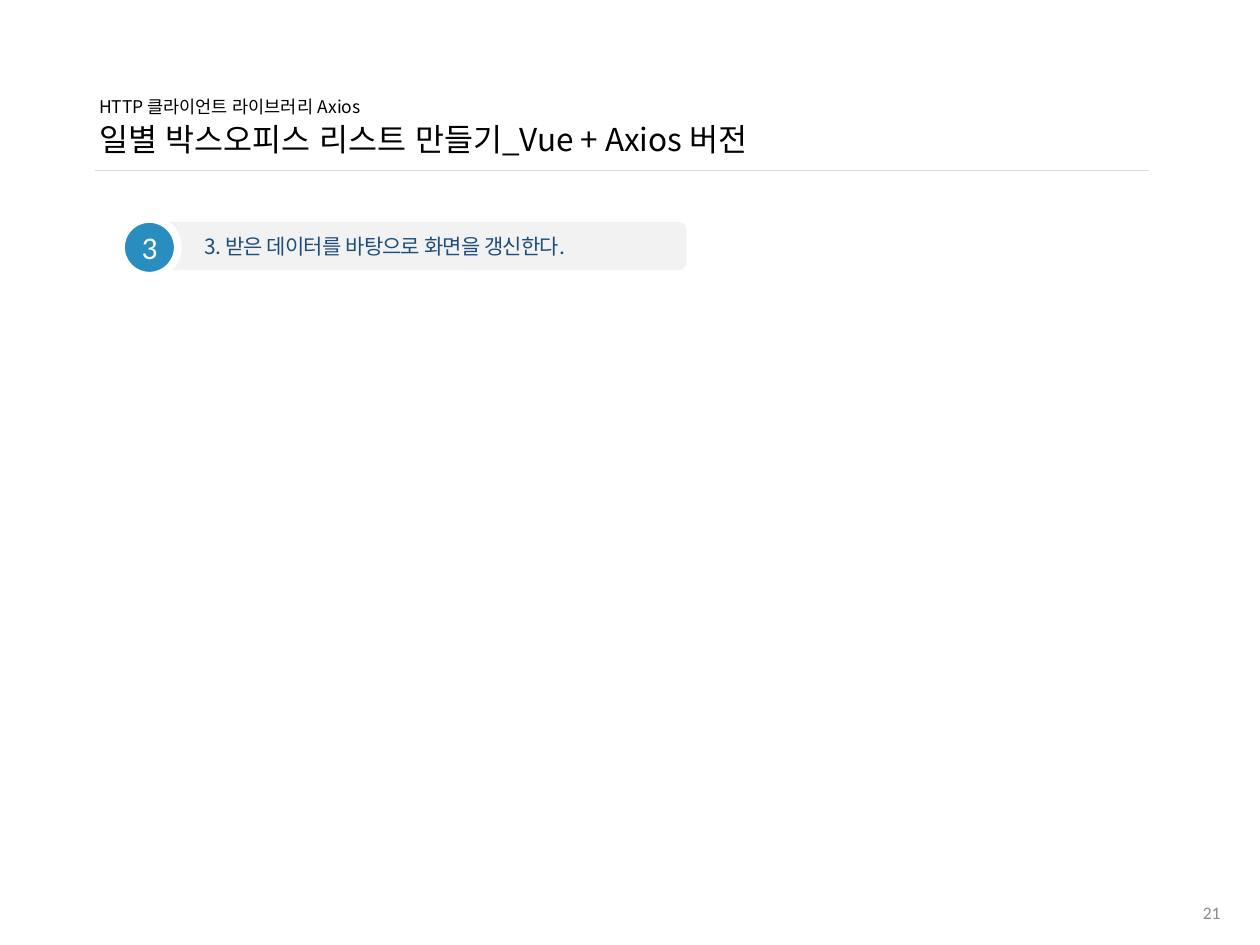
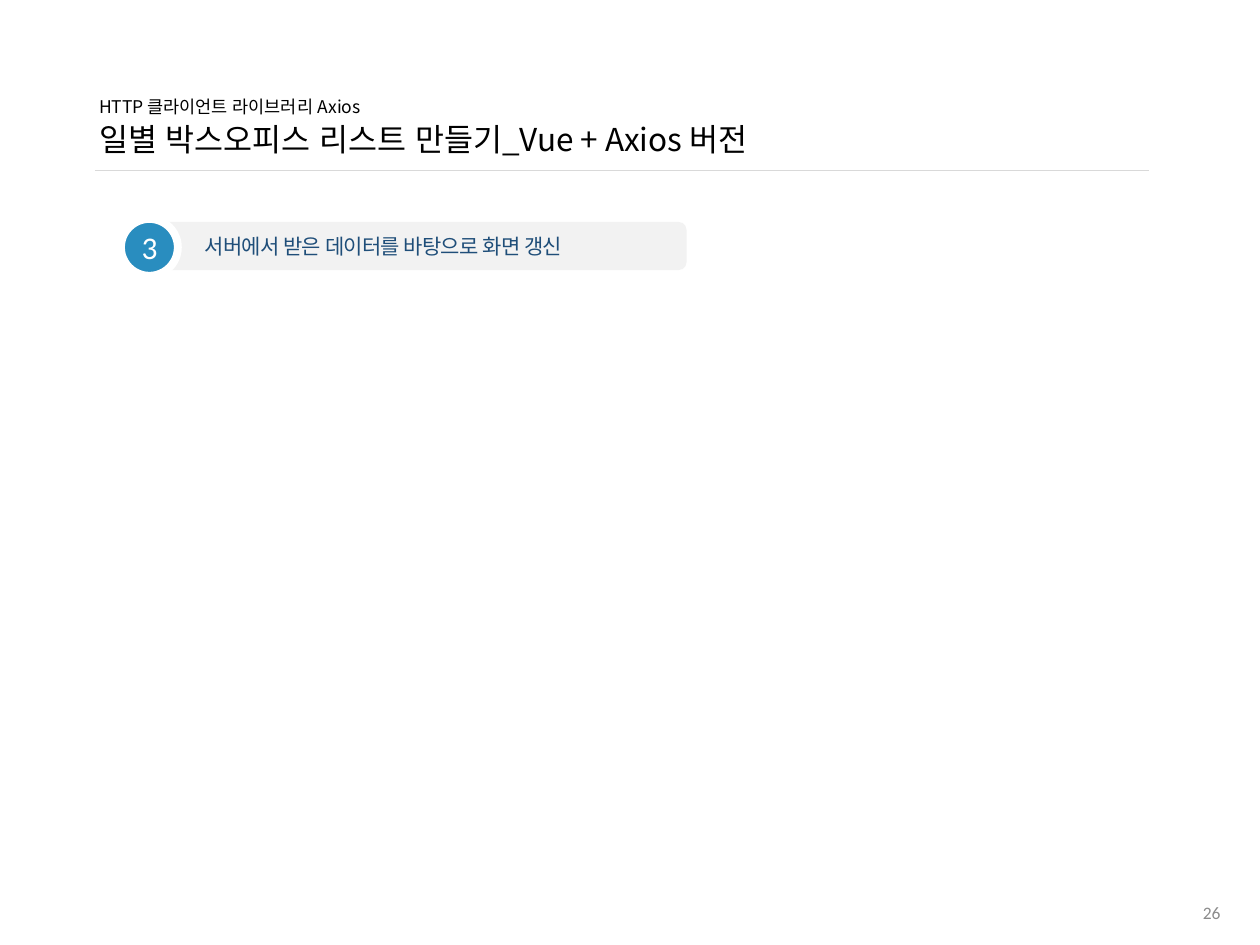
Before and after one commit to ddowon/vueStudy, a slide deck: slide 27 of 01.참고자료/191104_HTTP 클라이언트 라이브러리 Axios.pptx (slide 22 before the commit). Drawn at 1260x945 pixels with LibreOffice and Linux fonts; fonts in the diff are those of the drawing; background and template pictures are left out. Boxes give left, top, right and bottom in pixels: in the first picture for what was removed or moved away, otherwise in the second. Text is boxed around its words. In the diff, an @@ line names an element or a change of style, - is before the commit and + after.

Commit message:
11월 4일 11차 Axios 스터디 자료 업데이트

```diff
--- a/01.참고자료/191104_HTTP 클라이언트 라이브러리 Axios.pptx
+++ b/01.참고자료/191104_HTTP 클라이언트 라이브러리 Axios.pptx
@@ text in rounded rectangle at <box>205,236,563,256</box>: text changed @@
-3. 받은 데이터를 바탕으로 화면을 갱신한다.
+서버에서 받은 데이터를 바탕으로 화면 갱신
@@ page number at <box>1203,907,1221,919</box>: text changed @@
-21
+26
```
Also in this commit, not shown: 8 other slides changed, 5 slides added.
